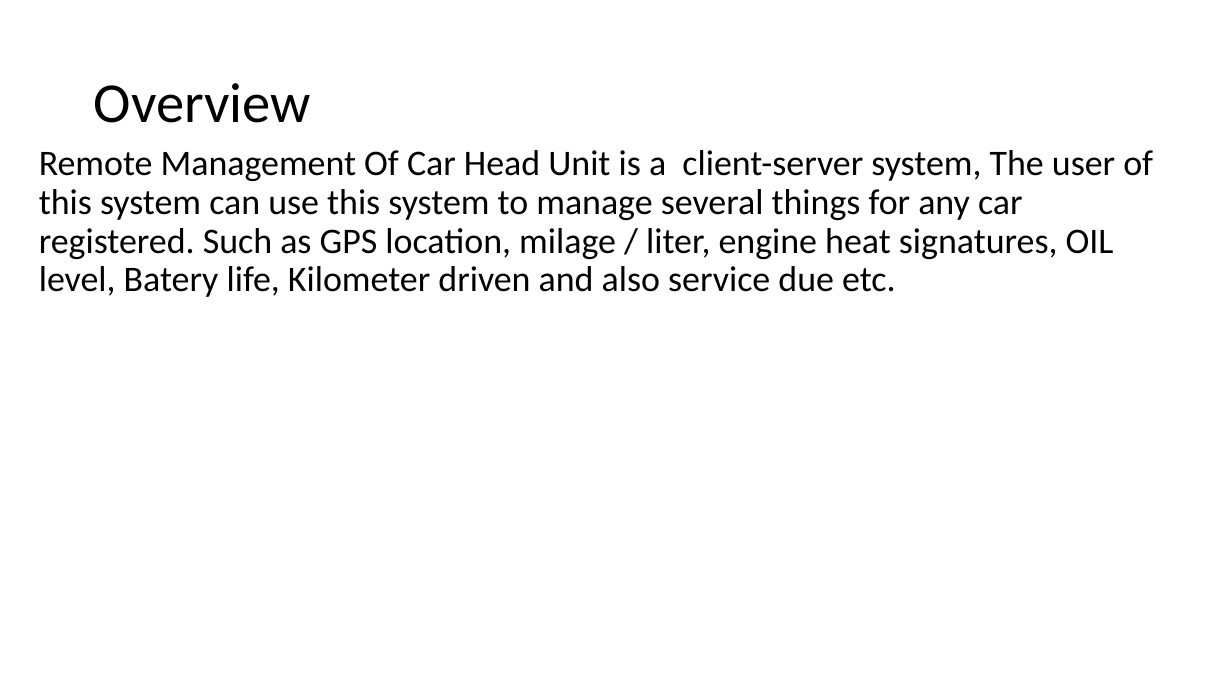
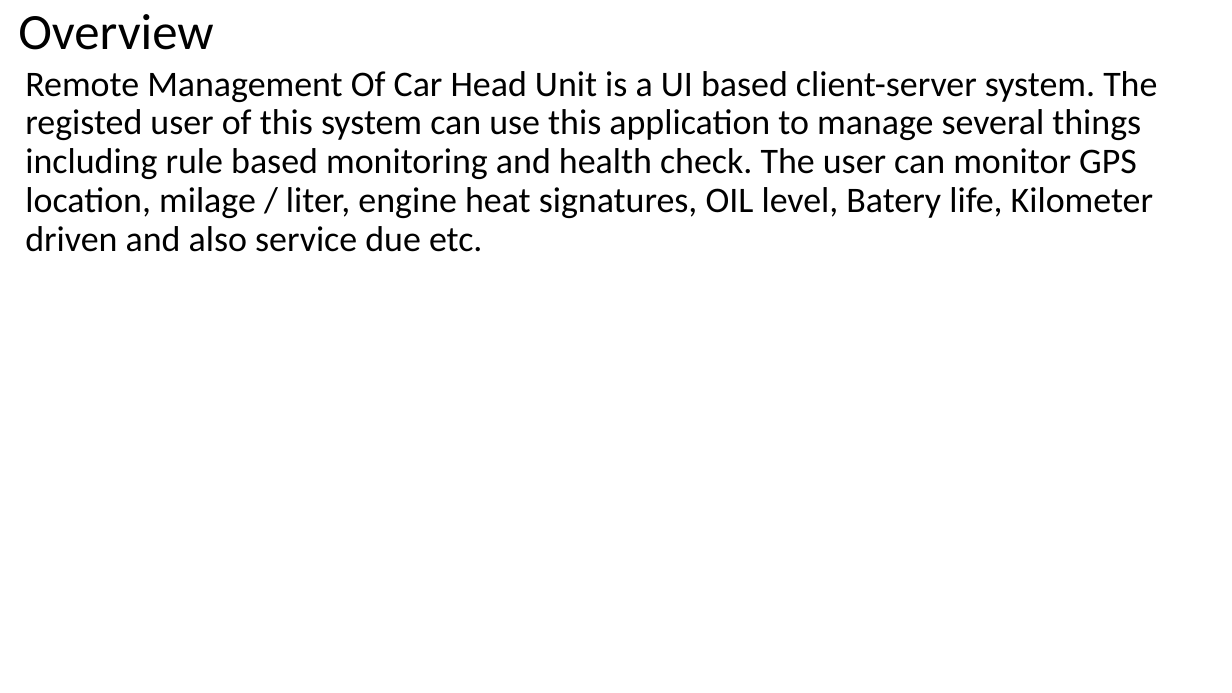
Before and after one commit to debashismohanty/crud, a slide deck: slide 2 of Presentation RMCH Unit.pptx. Drawn at 1232x693 pixels with LibreOffice and Linux fonts; fonts in the diff are those of the drawing. Boxes give left, top, right and bottom in pixels: in the first picture for what was removed or moved away, otherwise in the second. Text is boxed around its words. In the diff, an @@ line names an element or a change of style, - is before the commit and + after.

```diff
--- a/Presentation RMCH Unit.pptx
+++ b/Presentation RMCH Unit.pptx
@@ title "Overview" moved from (x1=94, y1=83, x2=311, y2=123) to (x1=18, y1=14, x2=213, y2=50) @@
@@ title "Overview" at (x1=18, y1=14, x2=213, y2=50): size 44 to 39.6 pt @@
@@ text at (x1=25, y1=71, x2=1157, y2=252): text changed @@
-Remote Management Of Car Head Unit is a client-server system, The user of this system can use this system to manage several things for any car registered. Such as GPS location, milage / liter, engine heat signatures, OIL level, Batery life, Kilometer driven and also service due etc.
+Remote Management Of Car Head Unit is a UI based client-server system. The registed user of this system can use this application to manage several things including rule based monitoring and health check. The user can monitor GPS location, milage / liter, engine heat signatures, OIL level, Batery life, Kilometer driven and also service due etc.
```
Also in this commit, not shown: 8 other slides changed, 4 slides added.
